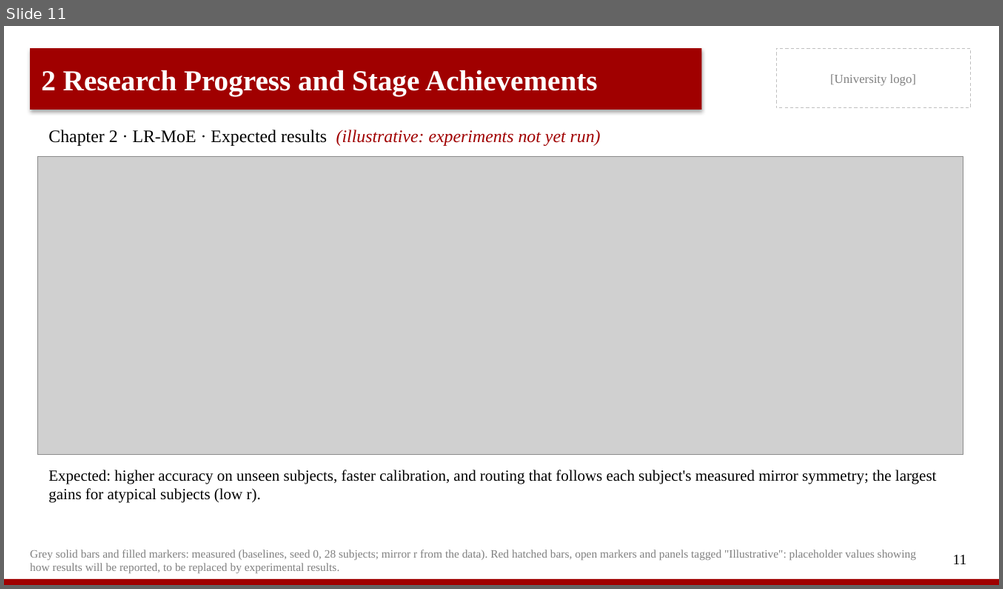
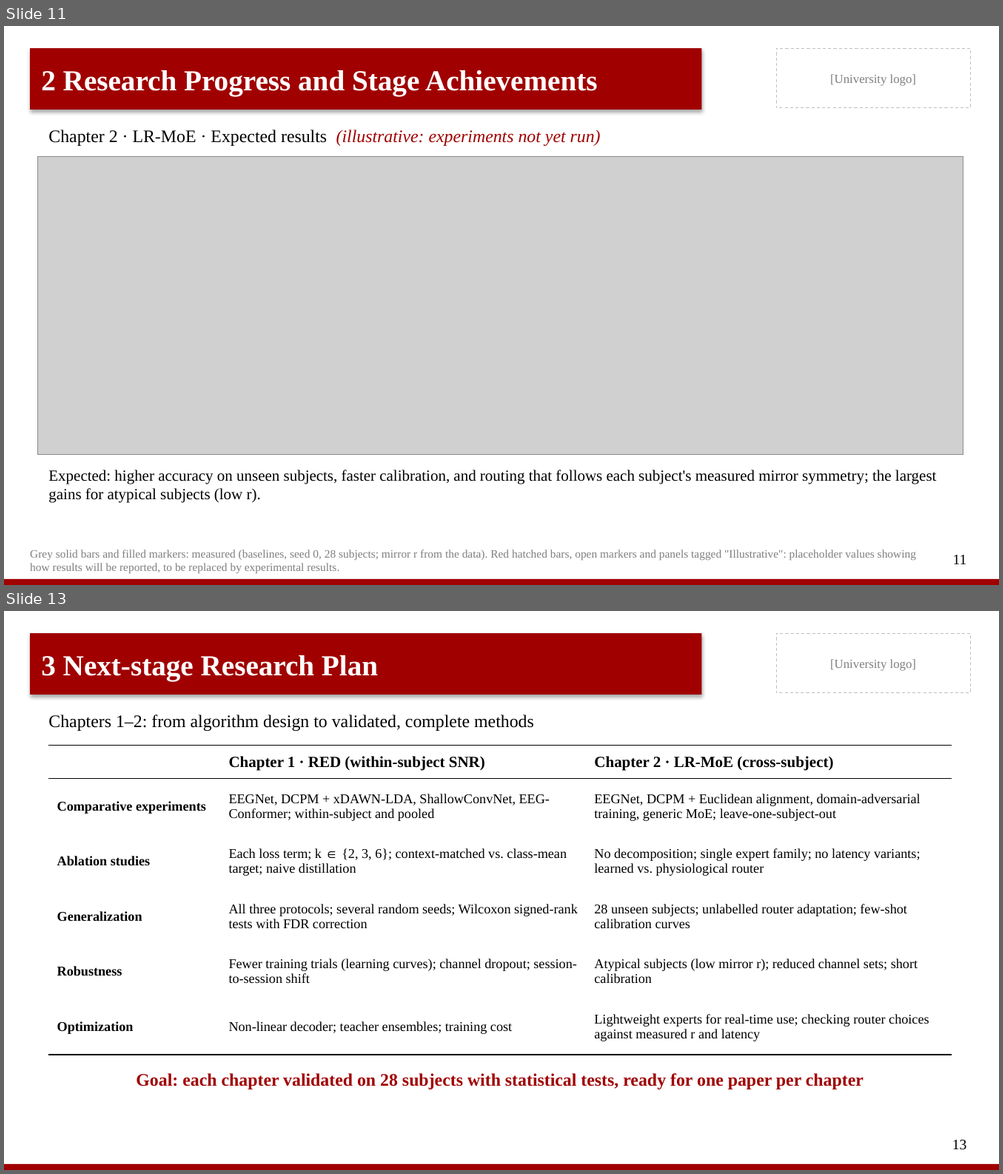
Before and after one commit to HongyuMaaa/EEG, a slide deck: presentation/midterm_defense_sample.pptx. Shown one above the other, each under a label of ours: slide 11 before the commit, slides 11 and 13 after it; the slides between them are not shown. The pictures are 1003x589 and 1003x1174 pixels, drawn with LibreOffice and Linux fonts; fonts in the diff are those of the drawing; grey boxes stand for pictures. Boxes give left, top, right and bottom in pixels: in the first picture for what was removed or moved away, otherwise in the second. Text is boxed around its words. In the diff, an @@ line names an element or a change of style, - is before the commit and + after.

```diff
--- a/presentation/midterm_defense_sample.pptx
+++ b/presentation/midterm_defense_sample.pptx
@@ slide 13 added at [4,611,999,1170], background #FFFFFF; not listed: 4 template elements that a slide beside it also shows @@
@@ title added at [41,655,378,681], 28 pt, text #FFFFFF, bold @@
+3 Next-stage Research Plan
@@ text added at [48,715,534,731], 17 pt, text #000000 @@
+Chapters 1–2: from algorithm design to validated, complete methods
@@ table added at [48,745,951,1045], 6 rows, 3 columns @@
+ | Chapter 1 · RED (within-subject SNR) | Chapter 2 · LR-MoE (cross-subject)
+Comparative experiments | EEGNet, DCPM + xDAWN-LDA, ShallowConvNet, EEG-Conformer; within-subject and pooled | EEGNet, DCPM + Euclidean alignment, domain-adversarial training, generic MoE; leave-one-subject-out
+Ablation studies | Each loss term; k ∈ {2, 3, 6}; context-matched vs. class-mean target; naive distillation | No decomposition; single expert family; no latency variants; learned vs. physiological router
+Generalization | All three protocols; several random seeds; Wilcoxon signed-rank tests with FDR correction | 28 unseen subjects; unlabelled router adaptation; few-shot calibration curves
+Robustness | Fewer training trials (learning curves); channel dropout; session-to-session shift | Atypical subjects (low mirror r); reduced channel sets; short calibration
+Optimization | Non-linear decoder; teacher ensembles; training cost | Lightweight experts for real-time use; checking router choices against measured r and latency
@@ text added at [136,1073,863,1090], 17 pt, text #A00000, bold @@
+Goal: each chapter validated on 28 subjects with statistical tests, ready for one paper per chapter
@@ page number added at [952,1140,967,1150], 14 pt, text #000000 @@
+13
```
Also in this commit, not shown: 2 other slides added, 2 other files.
